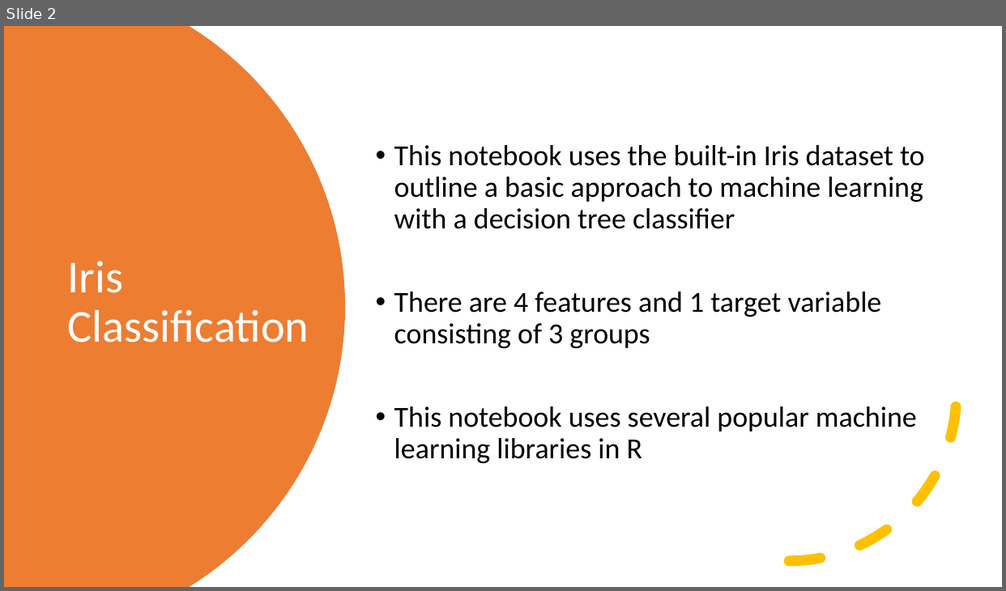
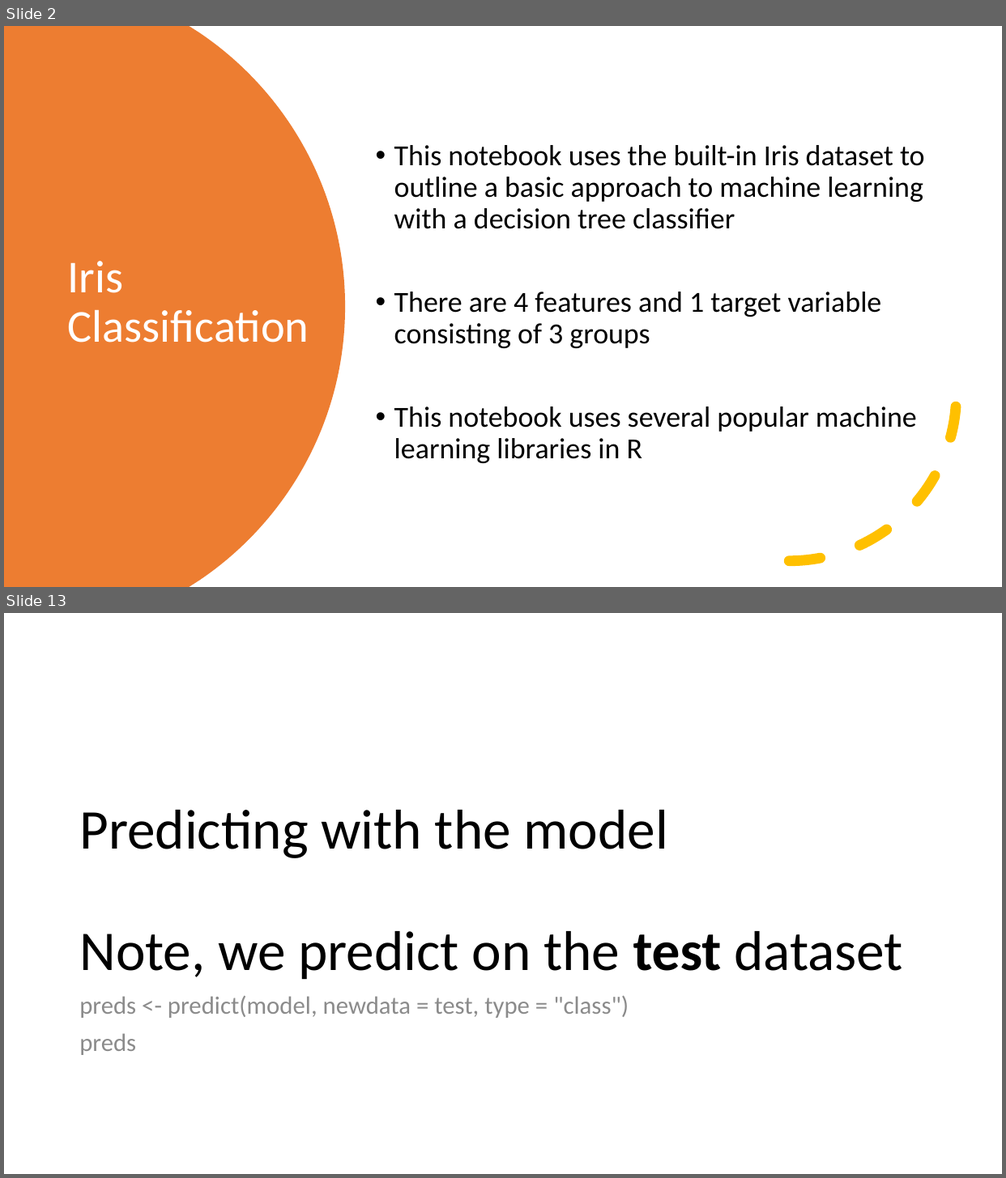
Before and after one commit to dlumian/R_Intro_Fall_2022, a slide deck: supplemental_topics/R_Iris_Examples.pptx. Shown one above the other, each under a label of ours: slide 2 before the commit, slides 2 and 13 after it; the slides between them are not shown. The pictures are 1006x591 and 1006x1178 pixels, drawn with LibreOffice and Linux fonts; fonts in the diff are those of the drawing. Boxes give left, top, right and bottom in pixels: in the first picture for what was removed or moved away, otherwise in the second. Text is boxed around its words. In the diff, an @@ line names an element or a change of style, - is before the commit and + after.

Commit message:
Updated notebook for Iris Decision Tree Model in R

```diff
--- a/supplemental_topics/R_Iris_Examples.pptx
+++ b/supplemental_topics/R_Iris_Examples.pptx
@@ slide 13 added at [4,613,1002,1174], background #FFFFFF @@
@@ title added at [79,810,903,980], 54 pt, text #000000 @@
+Predicting with the model
+Note, we predict on the test dataset
@@ text added at [79,996,629,1055], 24 pt, text #8C8C8C @@
+preds <- predict(model, newdata = test, type = "class")
+preds
```
Also in this commit, not shown: 2 slides changed, 11 other slides added, 6 other files.
